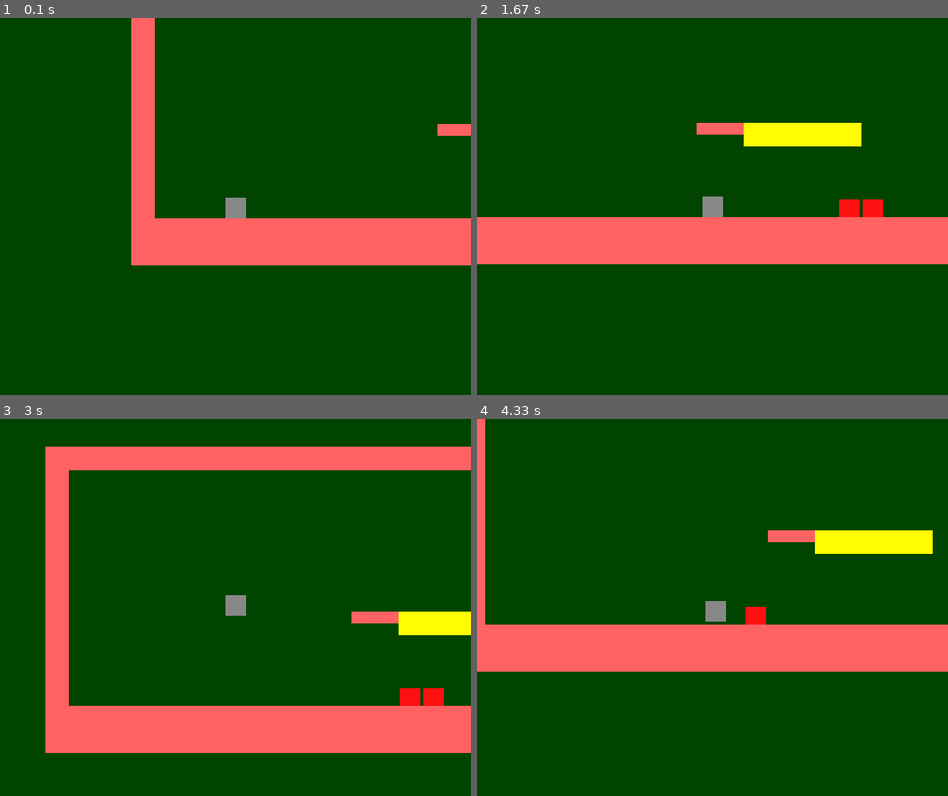
Above: before the commit, frames 1-4 (two rows, left to right).
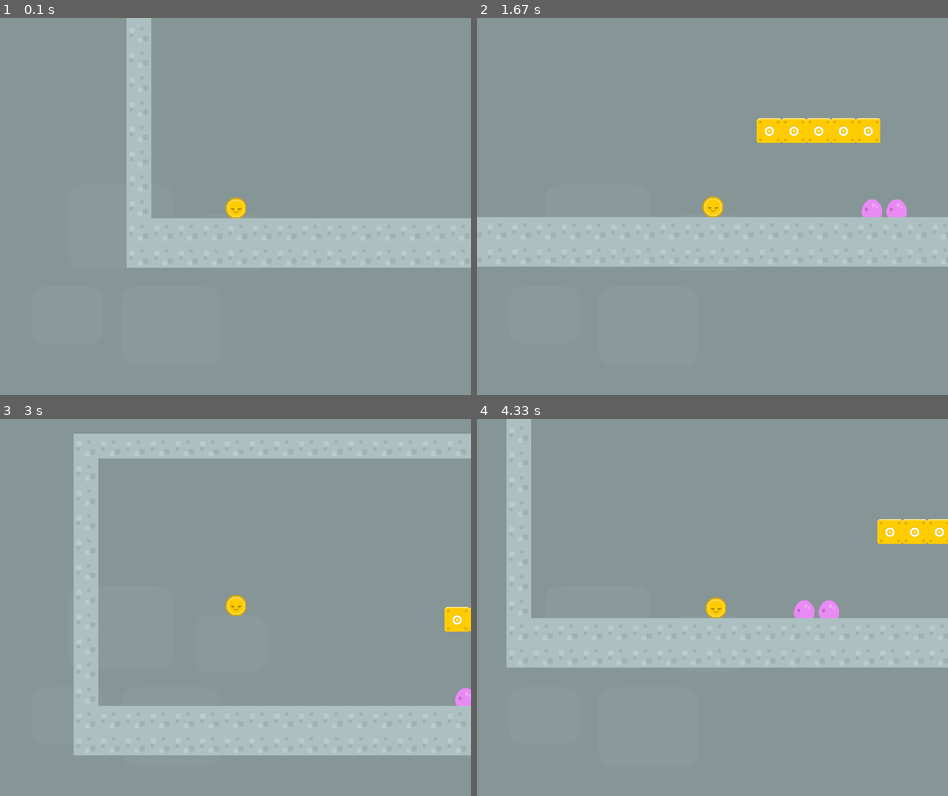
Above: after the commit, the same moments.

Repository: Shaker-Z/ProjectPygame
Game: pygame game, started from Project PyGame/game.py
The game is run twice, just before and just after one commit, with the same random seed, the same clock (stepped at 60 frames per second) and the same inputs.
Inputs:
- Up to frame 1 (0.1 s): no input
- Up to frame 2 (1.67 s): hold Right 0.33-0.8 s; hold Right 0.83-1.13 s; hold Right 1.17-1.63 s
- Up to frame 3 (3 s): hold Left 1.67-2.2 s; hold Left 2.23-2.63 s; hold Up from 2.67 s (still down)
- Up to frame 4 (4.33 s): release Up at 3.03 s; hold Right 3.07-3.7 s; hold Left 3.73-4.2 s; hold Right from 4.23 s (still down)

The runs differ from the first frame. In frame 1, 100% of the frame differs, in the area x 0-100%, y 0-100%; in frame 2, 100%; in frame 3, 100%; in frame 4, 100%.

Commit message:
level2 quality level up

Diff:
--- a/Project PyGame/blocks.py
+++ b/Project PyGame/blocks.py
@@ -1,9 +1,9 @@
 import pygame
 
-PLATFORM_WIDTH = 40
-PLATFORM_HEIGHT = 40
-FL_PLATFORM_WIDTH = 40
-FL_PLATFORM_HEIGHT = 20
+PLATFORM_WIDTH = 42
+PLATFORM_HEIGHT = 42
+FL_PLATFORM_WIDTH = 42
+FL_PLATFORM_HEIGHT = 21
 PLATFORM_COLOR = "#FF6262"
 BLOCK_COLOR = "#fffe00"
 
@@ -11,23 +11,25 @@
 class Platform(pygame.sprite.Sprite):
     def __init__(self, x, y):
         pygame.sprite.Sprite.__init__(self)
-        self.image = pygame.Surface((PLATFORM_WIDTH, PLATFORM_HEIGHT))
-        self.image.fill(pygame.Color(PLATFORM_COLOR))
+        self.image = pygame.transform.scale(pygame.image.load('data/objects/castleCenter.png').convert(),
+                                            (PLATFORM_WIDTH, PLATFORM_HEIGHT))
         self.rect = pygame.Rect(x, y, PLATFORM_WIDTH, PLATFORM_HEIGHT)
 
 
 class Block(Platform):
     def __init__(self, x, y):
         Platform.__init__(self, x, y)
-        self.image.fill(pygame.Color(BLOCK_COLOR))
+        self.image = pygame.transform.scale(pygame.image.load('data/objects/boxCoin.png').convert(),
+                                            (PLATFORM_WIDTH, PLATFORM_HEIGHT))
+        self.image.set_colorkey((0, 0, 0))
 
 
 class FlyingPlatform(pygame.sprite.Sprite):
     def __init__(self, x, y):
         pygame.sprite.Sprite.__init__(self)
-        # self.start_pos = (x, y)
-        self.image = pygame.Surface((FL_PLATFORM_WIDTH, FL_PLATFORM_HEIGHT))
-        self.image.fill(pygame.Color(PLATFORM_COLOR))
+        self.image = pygame.transform.scale(pygame.image.load('data/objects/bridge.png').convert(),
+                                            (FL_PLATFORM_WIDTH, FL_PLATFORM_HEIGHT))
+        self.image.set_colorkey((0, 0, 0))
         self.rect = pygame.Rect(x, y, FL_PLATFORM_WIDTH, FL_PLATFORM_HEIGHT)
         self.tik = [0, False]
 
@@ -46,7 +48,8 @@
 class EnemyPlatform(Platform):
     def __init__(self, x, y):
         Platform.__init__(self, x, y)
-        self.image.set_colorkey(pygame.Color(PLATFORM_COLOR))
+        self.image = pygame.Surface((PLATFORM_WIDTH, PLATFORM_HEIGHT))
+        self.image.set_colorkey((0,0,0))
 
 
 class WinPlatform(EnemyPlatform):
--- a/Project PyGame/enemy.py
+++ b/Project PyGame/enemy.py
@@ -19,8 +19,9 @@
         self.xvel = -MOVE_SPEED
         self.startX = x
         self.startY = y
-        self.image = pygame.Surface((WIDTH, HEIGHT))
-        self.image.fill(pygame.Color(EN_COLOR))
+        self.image = pygame.transform.scale(pygame.image.load('data/enemys/slime.png').convert(),
+                                            (WIDTH, HEIGHT))
+        self.image.set_colorkey((0, 0, 0))
         self.rect = pygame.Rect(x, y, WIDTH, HEIGHT)
         self.yvel = 0
         self.onGround = False
@@ -61,17 +62,19 @@
 class Hedgehog(Enemy):
     def __init__(self, x, y):
         Enemy.__init__(self, x, y)
-        self.image = pygame.Surface((HG_WIDTH, HG_HEIGHT))
-        self.image.fill(pygame.Color(HG_COLOR))
+        self.image = pygame.transform.scale(pygame.image.load('data/enemys/snail.png').convert(),
+                                            (HG_WIDTH, HG_HEIGHT))
+        self.image.set_colorkey((0, 0, 0))
         self.rect = pygame.Rect(x, y, HG_WIDTH, HG_HEIGHT)
         self.killable = False
 
     def hide(self):
         self.killable = True
         self.xvel = MOVE_SPEED + 3
-        self.image = pygame.Surface((WIDTH+3, HEIGHT))
-        self.image.fill(pygame.Color(HG_COLOR))
-        self.rect = pygame.Rect(self.rect.x, self.rect.y, WIDTH+3, HEIGHT)
+        self.image = pygame.transform.scale(pygame.image.load('data/enemys/snail_shell.png').convert(),
+                                            (WIDTH, HEIGHT))
+        self.image.set_colorkey((0, 0, 0))
+        self.rect = pygame.Rect(self.rect.x, self.rect.y, WIDTH, HEIGHT)
 
     def collide(self, xvel, yvel, platforms, enemys):
         for p in platforms:
@@ -105,8 +108,9 @@
         pygame.sprite.Sprite.__init__(self)
         self.startX = x
         self.startY = y
-        self.image = pygame.Surface((TM_WIDTH, TM_HEIGHT))
-        self.image.fill(pygame.Color(TM_COLOR))
+        self.image = pygame.transform.scale(pygame.image.load('data/enemys/barnacle.png').convert(),
+                                            (TM_WIDTH, TM_HEIGHT))
+        self.image.set_colorkey((0, 0, 0))
         self.rect = pygame.Rect(x, y, TM_WIDTH, TM_HEIGHT)
         self.yvel = MOVE_SPEED - 1
         self.platfom = platform
--- a/Project PyGame/game.py
+++ b/Project PyGame/game.py
@@ -27,9 +27,10 @@
     pygame.init()
     screen = pygame.display.set_mode(DISPLAY)
     pygame.display.set_caption("Super Kolobok Bros")
-    bg = pygame.Surface((WIN_WIDTH, WIN_HEIGHT))
+    # bg = pygame.Surface((WIN_WIDTH, WIN_HEIGHT))
+    bg = pygame.transform.scale(pygame.image.load('data/objects/bg_castle.png').convert(), (WIN_WIDTH, WIN_HEIGHT))
     timer = pygame.time.Clock()
-    bg.fill(pygame.Color(BACKGROUND_COLOR))
+    # bg.fill(pygame.Color(BACKGROUND_COLOR))
     entities = pygame.sprite.Group()
     enemys = pygame.sprite.Group()
     updateble_platforms = pygame.sprite.Group()
@@ -96,7 +97,6 @@
     running = True
     while running:
         screen.blit(bg, (0, 0))
-        timer.tick(60)
         for e in pygame.event.get():
             if e.type == pygame.QUIT:
                 running = False
@@ -125,8 +125,9 @@
             camera.apply(sprite)
         entities.draw(screen)
         updateble_platforms.draw(screen)
+
         pygame.display.update()
-
+        timer.tick(60)
         if hero.hp == 0:
             running = False
         if hero.is_win(win_platforms):
--- a/Project PyGame/level2.txt
+++ b/Project PyGame/level2.txt
@@ -4,8 +4,8 @@
 -                                                                 --  ------  ---- % +% ----
 -                                                               --        --   -    --
 -                                                - ---- -       --        --   -    --           ------                                                                                      !!!
--                                    #           - -  - -       --        --   - -  -- %+   %    ------                                                  +        ------                     !!!
--            __#####           - -               ---  ---       ----  ------   ---  --  ----                                 ^                          +--                                  !!!
+-                                    #       _   - -  - -       --        --   - -  -- %+   %    ------                                                  +        ------                     !!!
+-              #####           - -               ---  ---       ----  ------   ---  --  ----                                 ^                          +--                                  !!!
 -                            - - - -   -                          --                                                    ^    -          --              ---                      ----------------
 -                        + - - - - -   - -                        --                                                    -    -    ^     --             ----                      ----------------
 -   *                   +- - - - - - + - -          = =           %%   =   + +               % %                   + + +-    -  + -     -- %          -----      % =      %      ----------------
--- a/Project PyGame/player.py
+++ b/Project PyGame/player.py
@@ -1,6 +1,6 @@
 import pygame
 
-MOVE_SPEED = 4.5
+MOVE_SPEED = 5
 WIDTH = 35
 HEIGHT = 35
 JUMP_POWER = 11
@@ -14,8 +14,11 @@
         self.hp = 5
         self.xvel = 0
         self.start_pos = (x, y)
-        self.image = pygame.Surface((WIDTH, HEIGHT))
-        self.image.fill(pygame.Color(COLOR))
+        # self.image = pygame.Surface((WIDTH, HEIGHT))
+        # self.image.fill(pygame.Color(COLOR))
+        self.image = pygame.transform.scale(pygame.image.load('data/enemys/alienYellow_badge1.png').convert(),
+                                            (WIDTH, HEIGHT))
+        self.image.set_colorkey((0, 0, 0))
         self.rect = pygame.Rect(x, y, WIDTH, HEIGHT)
         self.yvel = 0
         self.onGround = False
Binary file added: Project PyGame/data/enemys/alienYellow_badge1.png
Binary file added: Project PyGame/data/enemys/barnacle.png
Binary file added: Project PyGame/data/enemys/slime.png
Binary file added: Project PyGame/data/enemys/slimeBlue.png
Binary file added: Project PyGame/data/enemys/slimeGreen.png
Binary file added: Project PyGame/data/enemys/snail.png
Binary file added: Project PyGame/data/enemys/snail_shell.png
Binary file added: Project PyGame/data/objects/bg.png
Binary file added: Project PyGame/data/objects/bg_castle.png
Binary file added: Project PyGame/data/objects/boxCoin.png
Binary file added: Project PyGame/data/objects/boxItem.png
Binary file added: Project PyGame/data/objects/bridge.png
(and 3 more such lines)
